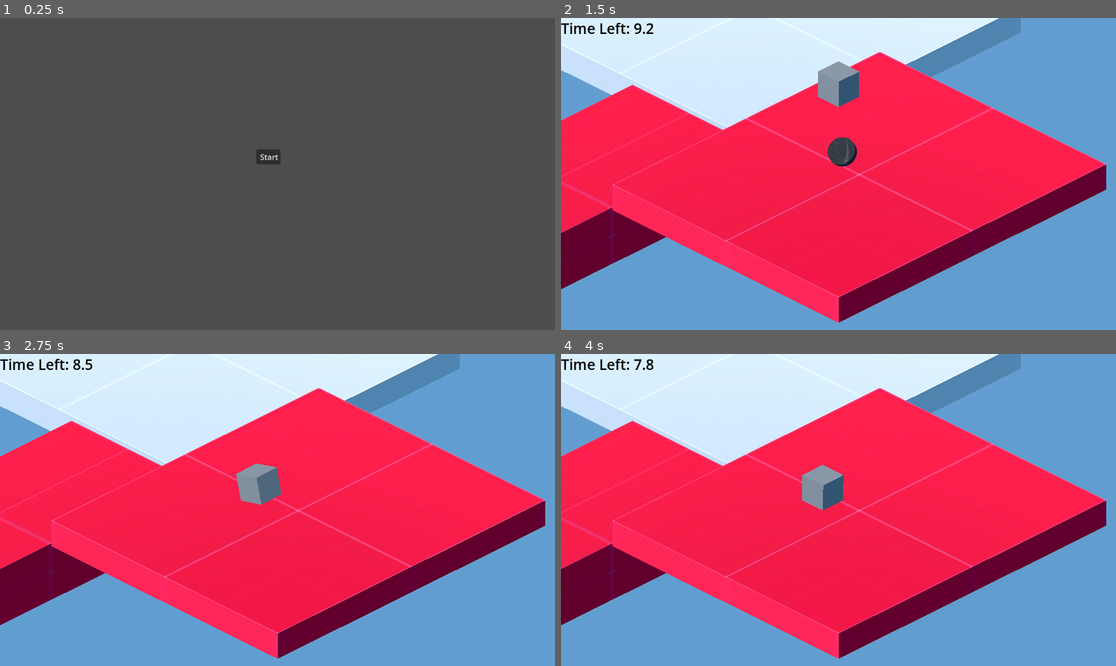
Above: before the commit, frames 1-4 (two rows, left to right).
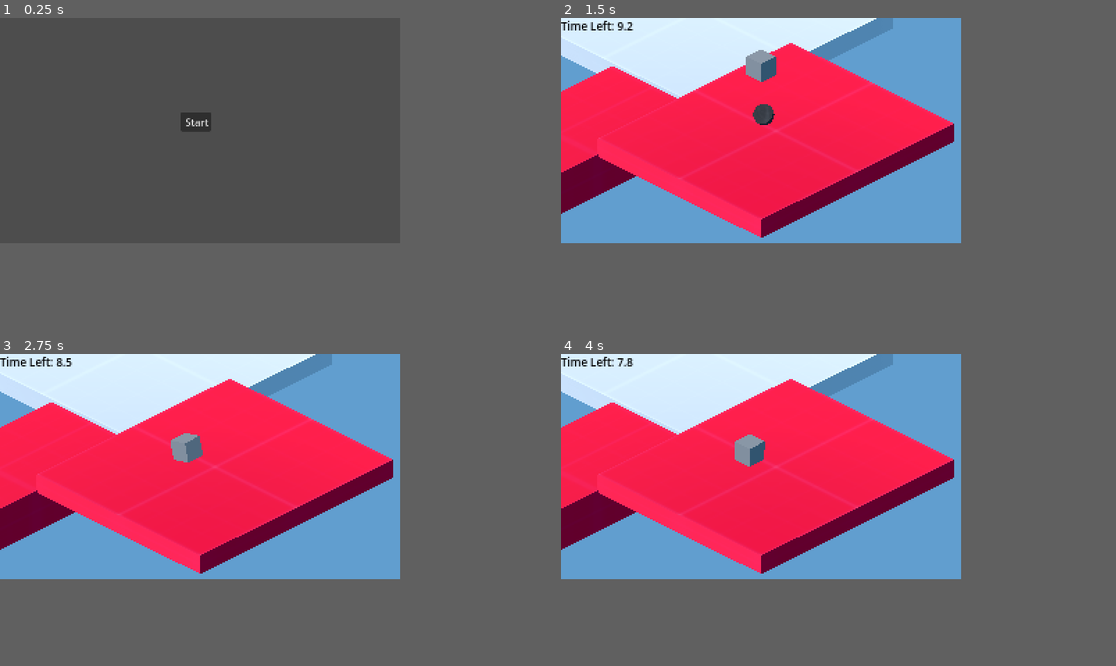
Above: after the commit, the same moments.

Repository: RandomPuddles/Game-Jam
Game: Godot game, scene res://Scenes/Main.tscn
The game is run twice, just before and just after one commit, with the same random seed, the same clock (stepped at 60 frames per second) and the same inputs.
Inputs:
- Up to frame 1 (0.25 s): no input
- Up to frame 2 (1.5 s): click "Start" at 0.5 s; hold D (Right) from 1.28 s (still down); hold Shift (Boost) from 1.28 s (still down)
- Up to frame 3 (2.75 s): tap Space (Jump) at 1.52, 2.27 s; release D (Right) at 2.03 s; release Shift (Boost) at 2.03 s; hold S (Backward) from 2.03 s (still down); tap Shift (Boost) at 2.1 s
- Up to frame 4 (4 s): release S (Backward) at 2.78 s; hold D (Right) 2.78-3.53 s; hold Shift (Boost) 2.78-3.53 s; tap Enter at 3.5 s; hold W (Forward) from 3.53 s (still down); tap Shift (Boost) at 3.6 s; tap Space (Jump) at 3.77 s
In our replay, the window is 799x449 before the commit and 576x324 after it. These sizes can differ from the game's own. Grey fills any space a smaller window leaves; there, only what the larger window draws over its background counts as a difference.

The runs differ from the first frame. In frame 1, 0.5% of the frame differs, in the area x 32-51%, y 30-47%; in frame 2, 45%, in the area x 0-99%, y 0-98%; in frame 3, 44%; in frame 4, 44%.

Commit message:
Pixelated!

Diff:
--- a/game-jam/Scenes/Main_Menu.tscn
+++ b/game-jam/Scenes/Main_Menu.tscn
@@ -9,10 +9,11 @@
 [node name="CanvasLayer" type="CanvasLayer" parent="."]
 
 [node name="Button" type="Button" parent="CanvasLayer"]
-offset_left = 532.0
-offset_top = 273.0
-offset_right = 582.0
-offset_bottom = 304.0
+offset_left = 130.00002
+offset_top = 68.00001
+offset_right = 180.00002
+offset_bottom = 99.00001
+scale = Vector2(0.43999878, 0.43999878)
 text = "Start"
 icon = SubResource("ImageTexture_c4tk2")
 script = ExtResource("1_c4tk2")
--- a/game-jam/Scenes/Timer.tscn
+++ b/game-jam/Scenes/Timer.tscn
@@ -3,7 +3,7 @@
 [ext_resource type="Script" uid="uid://d3pfnvodkobij" path="res://Code/timer.gd" id="1_notwg"]
 
 [sub_resource type="LabelSettings" id="LabelSettings_mdnnd"]
-font_size = 30
+font_size = 8
 font_color = Color(0, 0, 0, 1)
 
 [node name="Node2D" type="Node2D"]
--- a/game-jam/project.godot
+++ b/game-jam/project.godot
@@ -14,6 +14,14 @@
 run/main_scene="uid://cbmchv2i7tqwa"
 config/features=PackedStringArray("4.5", "Forward Plus")
 config/icon="res://icon.svg"
+
+[display]
+
+window/size/viewport_width=288
+window/size/viewport_height=162
+window/size/window_width_override=1152
+window/size/window_height_override=648
+window/stretch/mode="viewport"
 
 [dotnet]
 
